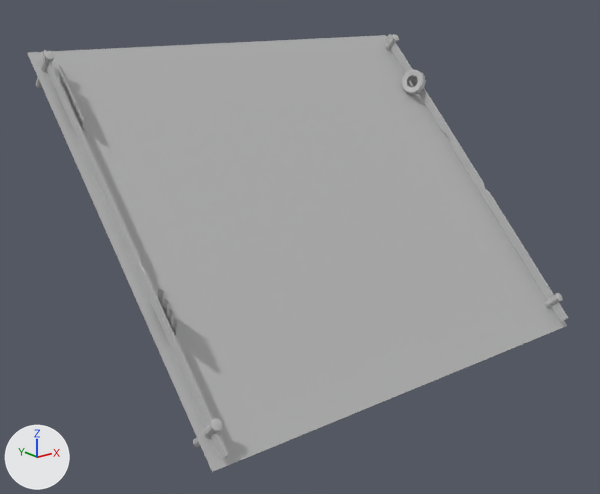
A saved change to the FBX model Assets/Meshes/Track/Track_Straight1.fbx.
Both versions are drawn from a 50 mm lens placed at (-36.1, -36.9, 2.8), pointed at (-12.3, -7.2, -9.1). The axes (+X, +Y, +Z) are drawn at lower left. The lights are the same throughout. Where no turn or scale is listed for an object, it has been applied to the vertices.

The older version as bpy lines, for what is in view:
```python
me_mesh = bpy.data.meshes.new('Mesh')
me_mesh.from_pydata(...)  # 952 vertices, 919 faces; spans x -22.0..0.0, y -14.4..0.2, z -14.1..0.1
me_mesh.materials.append(mat_lambert1)  # grey #bcbcbc
ob_ppipe4 = bpy.data.objects.new('pPipe4', me_mesh)
ob_ppipe4.location = (0.0, 0.0, 0.0)
```
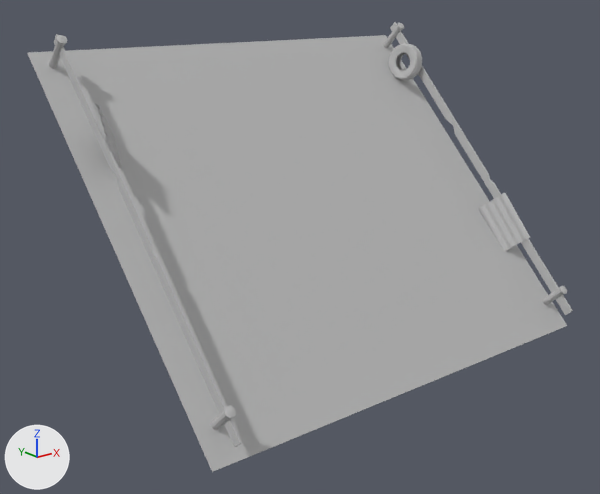
What changed in the scene script:
```text
Add mat_metalsheet:
    mat_metalsheet = principled_material('Metalsheet')
    mat_metalsheet.base_color = (0.5, 0.5, 0.5)  # grey #bcbcbc
    mat_metalsheet.roughness = 0.749
Add mat_woodfence:
    mat_woodfence = principled_material('woodfence')
    mat_woodfence.base_color = (0.5, 0.5, 0.5)  # grey #bcbcbc
    mat_woodfence.roughness = 0.749
Add mat_tire:
    mat_tire = principled_material('tire')
    mat_tire.base_color = (0.5, 0.5, 0.5)  # grey #bcbcbc
    mat_tire.roughness = 0.749
Add mat_track:
    mat_track = principled_material('Track')
    mat_track.base_color = (0.5, 0.5, 0.5)  # grey #bcbcbc
    mat_track.roughness = 0.749
Change me_mesh:
    used by ob_ppipe4; location = (0.0, 0.0, 0.0)
    remove me_mesh.from_pydata(...)  # 952 vertices, 919 faces; spans x -22.0..0.0, y -14.4..0.2, z -14.1..0.1
    remove me_mesh.materials.append(mat_lambert1)  # grey #bcbcbc
    add me_mesh.from_pydata(...)  # 948 vertices, 879 faces; spans x -22.0..0.0, y -14.7..0.0, z -14.1..0.8
    me_mesh part 1: the loose piece of 224 vertices spanning x -21.7..-20.8, y -11.6..-8.5, z -11.2..-8.2 is multiplied about its middle by the matrix ((-0.885, -0.112, -0.452), (-0.122, 0.992, -0.007), (0.449, 0.049, -0.892)), then moved by (20.4, -0.2, 0.4), in mat_metalsheet (grey #bcbcbc)
    me_mesh part 2: the loose piece of 32 vertices spanning x -0.5..-0.4, y -14.4..-0.5, z -13.8..0.1 is scaled about its middle by (1, 0.984, 1.02), then moved by (0.0, -0.3, 0.6), in mat_woodfence (grey #bcbcbc)
    me_mesh part 3: the loose piece of 32 vertices spanning x -21.6..-21.5, y -14.4..-0.5, z -13.8..0.1 is scaled about its middle by (1, 0.984, 1.02), then moved by (0.4, -0.3, 0.6), in mat_woodfence (grey #bcbcbc)
    me_mesh part 4: the loose piece of 224 vertices spanning x -21.4..-20.9, y -3.9..-0.8, z -3.5..-0.4 is multiplied about its middle by the matrix ((0.78, 0.102, 0.618), (-0.625, 0.072, 0.777), (0.035, -0.992, 0.12)), then moved by (0.4, -2.6, -1.3), in mat_metalsheet (grey #bcbcbc)
    me_mesh part 5: the loose piece of 32 vertices spanning x -0.8..-0.3, y -14.0..-12.3, z -14.0..-12.3 is rebuilt with 31 vertices and now spans x -0.8..-0.3, y -14.2..-12.5, z -13.5..-11.9, in mat_woodfence (grey #bcbcbc)
    me_mesh part 6: a new loose piece of 31 vertices spanning x -0.8..-0.3, y -2.0..-0.2, z -0.9..0.8, in mat_woodfence (grey #bcbcbc)
    me_mesh part 7: a new loose piece of 31 vertices spanning x -21.3..-20.9, y -2.0..-0.2, z -0.9..0.8, in mat_woodfence (grey #bcbcbc)
    me_mesh part 8: a new loose piece of 31 vertices spanning x -21.3..-20.9, y -14.2..-12.5, z -13.6..-11.9, in mat_woodfence (grey #bcbcbc)
    me_mesh part 9: the loose piece of 32 vertices spanning x -21.8..-21.3, y -1.5..0.2, z -1.6..0.1 is deleted
    me_mesh part 10: the loose piece of 32 vertices spanning x -21.8..-21.3, y -14.0..-12.3, z -14.0..-12.3 is deleted
    me_mesh part 11: 2 vertices moved within x -0.8..-0.7, y -3.0..-2.6, z -2.3..-2.2; 338 vertices removed from x -1.3..-0.3, y -4.0..0.2, z -3.1..0.1; 306 vertices added at x -1.4..-0.5, y -3.7..-1.6, z -2.4..-0.3
    add me_mesh.materials.append(mat_metalsheet)  # grey #bcbcbc
    add me_mesh.materials.append(mat_track)  # grey #bcbcbc
    add me_mesh.materials.append(mat_woodfence)  # grey #bcbcbc
    add me_mesh.materials.append(mat_tire)  # grey #bcbcbc
```

What differs and where, as boxes (x1, y1, x2, y2) in the pictures (600 x 494 px; the box of a moved part takes in the faces that stretch with it):
'pPipe4', reshaped: before (27, 34, 568, 472); after (27, 22, 573, 472)
part 1 of me_mesh, moved or reshaped: before (158, 289, 178, 337); after (478, 193, 530, 251)
part 2 of me_mesh, moved or reshaped: before (385, 34, 568, 322); after (390, 22, 573, 315)
part 3 of me_mesh, moved or reshaped: before (42, 50, 229, 460); after (54, 34, 242, 447)
part 4 of me_mesh, moved or reshaped: before (59, 66, 84, 129); after (96, 104, 122, 168)
part 5 of me_mesh, rebuilt: before (544, 293, 563, 308); after (542, 286, 567, 305)
part 6 of me_mesh, added: after (383, 23, 404, 48)
part 7 of me_mesh, added: after (49, 35, 67, 69)
part 8 of me_mesh, added: after (211, 406, 236, 430)
part 9 of me_mesh, deleted: before (36, 51, 55, 88)
part 10 of me_mesh, deleted: before (193, 418, 222, 447)
part 11 of me_mesh, moved or reshaped: before (385, 34, 426, 94); after (389, 43, 422, 80)
